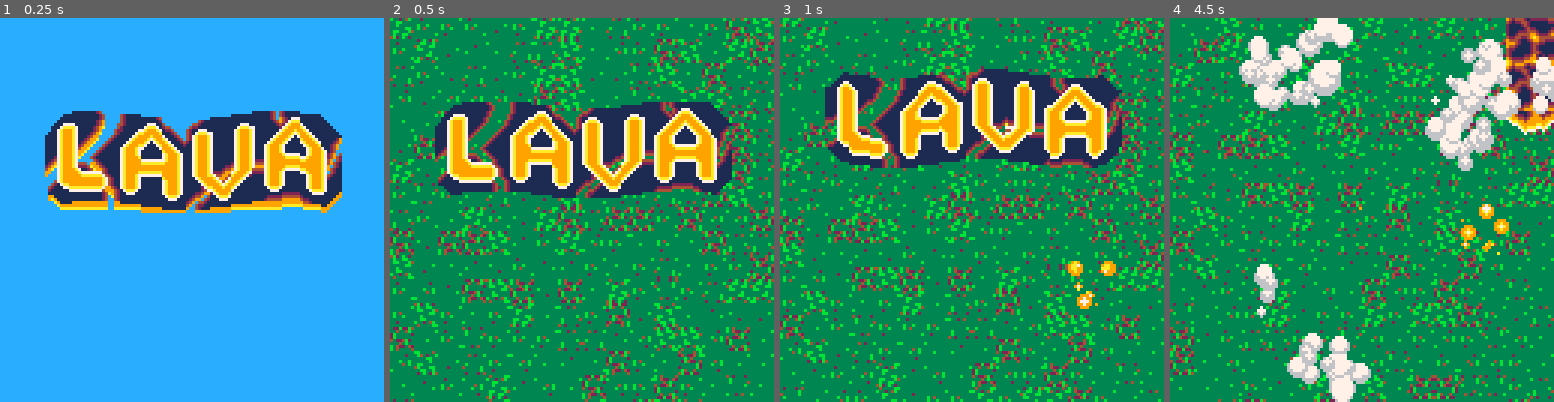
Above: before the commit, frames 1-4 (left to right).
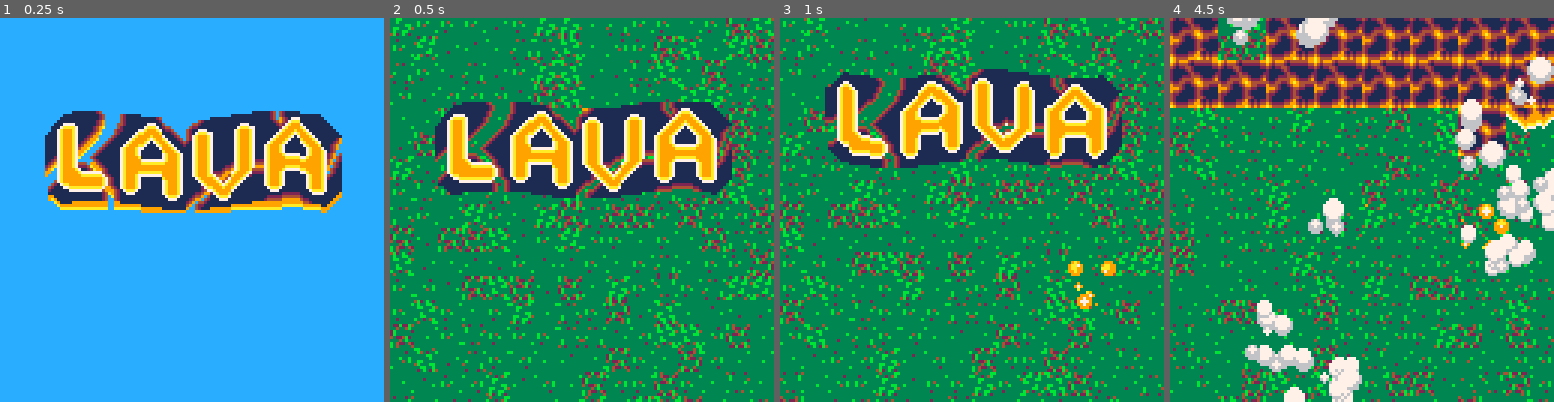
Above: after the commit, the same moments.

Repository: FreeCodeCampGuam/LavaFlow
Game: PICO-8 cartridge lavaflow.p8
Same seed, same stepped clock (60 frames per second), same inputs: the game is played once before the commit and once after it.
Inputs:
- Up to frame 1 (0.25 s): no input
- Up to frame 2 (0.5 s): tap X (X key) at 0.33 s
- Up to frame 3 (1 s): tap O (Z key) at 0.7 s
- Up to frame 4 (4.5 s): tap X (X key) at 1.07, 1.85, 2.97, 4.08 s; hold Right 1.6-2.1 s; tap O (Z key) every 0.4 s from 1.7 to 4.1 s; hold Up 2.15-2.42 s; hold Right 2.47-3.03 s; hold Left 3.08-3.58 s; hold Down 3.63-3.97 s; hold Right from 4.02 s (still down)

Frame 1 is identical in both runs. In frame 2, 23% of the frame differs, in the area x 0-100%, y 0-100%; in frame 3, 25%; in frame 4, 50%.

Commit message:
Fixing animation

Diff:
--- a/lavaflow.p8
+++ b/lavaflow.p8
@@ -14,7 +14,7 @@
 mapw = 8              --how many tiles we want our map to have
 maph = 8
 
-preprows = 1          --how many rows prepared before entering the screen
+preprows = 2          --how many rows prepared before entering the screen
 
 tilew = gridw/mapw    --calculation of how the width and length of tiles
 tileh = gridh/maph
@@ -22,7 +22,7 @@
 row = {}
 mappy = {}            --mappy since map is a special token
 
-maprate = 60          --how long until the map changes
+maprate = 30          --how long until the map changes
 
 lava = {}
 lava2 = {}
@@ -56,9 +56,9 @@
 cstack = {{0,0}}
 
 trans1 = {4,6,8,10} -- selectable sprites
-lefttrans = {}
-righttrans = {}
 trans2 = {12,14}
+transmove = {64,66,68,70}
+
 --------------------------------------------
 
 --init--
@@ -438,16 +438,17 @@
 --  udebug() -- for debug cursor control
 -- end
 
-function create_lava(x,y,sw,sh,mode,transform,dire,movable)
+function create_lava(x,y,sw,sh,mode,transform,movable,dire,timer)
  local flow = {}
   flow.x = x or flr(gridw/2)      --for x position
   flow.y = y or flr(tileh*2)      --for y position
   flow.sw = sw or 2               --for sprite width
   flow.sh = sh or 2               --for sprite height
-  flow.mode = mode or 0           --for current step in animation
+  flow.mode = mode or 4           --for current step in animation
   flow.transform = transform or trans1   --for type of tranformation
-  flow.dire = dire or 0           --for direction
   flow.movable = movable or true  --for declaring if movable
+  flow.dire = dire or false           --for indicating direction
+  flow.timer = timer or 0
  add(lava,flow)
 end
 
@@ -456,19 +457,30 @@
 end
 
 function update_lava(fl)
- fl.mode = fl.transform[flr((t%maprate)*#fl.transform/maprate)+1] --divided by total transformations + starting sprite number
+ if (fl.timer <= 0) then
+  fl.transform = trans1
+  fl.mode = fl.transform[flr((t%maprate)*#fl.transform/maprate)+1] --divided by total transformations + starting sprite number
+ else
+  fl.timer -= 1
+ end
  if (fl.movable == true) then
   if (btn(0)) then
    fl.x = max(0, fl.x-tilew)
+   create_lava2(fl.x + tilew,fl.y,fl.sw,fl.sh,12,trans2)
+   fl.transform = transmove
+   fl.dire = true
+   fl.timer = flr((maprate - t%maprate)/2)
   end
   if (btn(1)) then
    fl.x = min(gridw-tilew, fl.x+tilew)
+   create_lava2(fl.x - tilew,fl.y,fl.sw,fl.sh,12,trans2)
+   fl.transform = transmove
+   fl.dire = false
+   fl.timer = flr((maprate - t%maprate)/2)
   end
  end
  if time_to_move_cam() then
-  create_lava2(fl.x,flr(fl.y - tileh),fl.sw,fl.sh,trans2)
-  --flo.mode = trans2[flr((t%maprate)*#trans2/maprate)+1]
-  --spr(fl.mode,fl.x,fl.y-tilew,fl.sw,fl.sh)
+  create_lava2(fl.x,flr(fl.y - tileh),fl.sw,fl.sh,12,trans2)
  end
 end
 
@@ -477,17 +489,18 @@
 end
 
 function draw_lava(fl)
- spr(fl.mode,fl.x,fl.y,fl.sw,fl.sh)
-end
-
-function create_lava2(x,y,sw,sh,mode,transform)
+ spr(fl.mode,fl.x,fl.y,fl.sw,fl.sh,fl.dire)
+end
+
+function create_lava2(x,y,sw,sh,mode,transform,timer)
  local flow2 = {}
   flow2.x = x or gridw/2
   flow2.y = y or tileh
   flow2.sw = sw or 2
   flow2.sh = sh or 2
-  flow2.mode = mode or 0
+  flow2.mode = mode or 12
   flow2.transform = transform or trans2
+  flow2.timer = timer or 0
  add(lava2,flow2)
 end
 
@@ -580,7 +593,6 @@
 
 function game_init()
  t = 0
- mode = 0
  cls()
  createmap()
  music(28)
